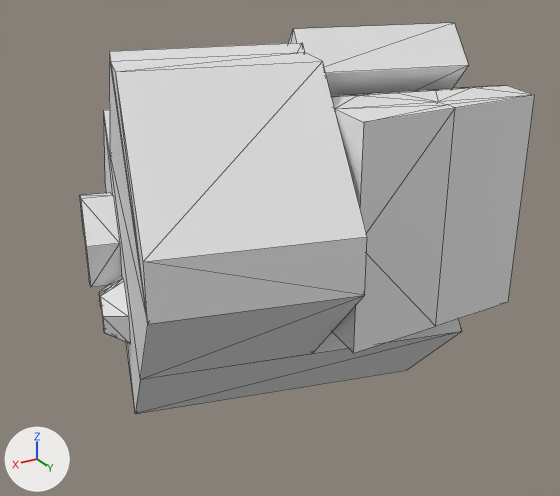
Two versions of the OBJ model asset/AT3_E4R.obj, one commit apart.
One viewpoint serves both versions: a 50 mm camera at (160.0, 165.0, 87.0) aimed at (24.0, -62.0, -26.0). The axes (+X, +Y, +Z) are drawn at lower left. The lights are the same throughout. The older version comes first. Mesh edges are drawn as thin lines. Where no turn or scale is listed for an object, it has been applied to the vertices. Vertices at exactly the same position are counted once.

Before the edit, the objects in view are built like this:
```python
me_mesh_0 = bpy.data.meshes.new('Mesh 0')
me_mesh_0.from_pydata(...)  # 131 vertices, 211 faces; spans x -57.0..98.0, y -159.0..11.0, z -97.0..53.0
ob_mesh_0 = bpy.data.objects.new('Mesh 0', me_mesh_0)
ob_mesh_0.location = (0.0, 0.0, 0.0)
```
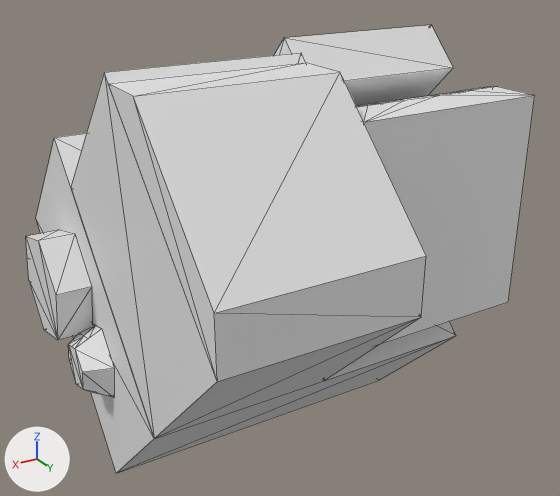
Pixel boxes [x1, y1, x2, y2] of what changed, in the pictures (560 x 496 px):
'Mesh 0', reshaped (12% wider, 15% taller)
    before: [80, 23, 535, 414]
    after: [26, 25, 535, 473]
part 1 of me_mesh_0, rebuilt (17% wider, 13% taller)
    before: [104, 43, 462, 414]
    after: [36, 53, 456, 473]
part 2 of me_mesh_0, rebuilt
    before: [289, 23, 468, 96]
    after: [275, 25, 453, 106]
part 3 of me_mesh_0, added
    after: [68, 324, 114, 398]
part 4 of me_mesh_0, added
    after: [26, 230, 92, 340]
part 5 of me_mesh_0, deleted
    before: [99, 277, 130, 344]
part 6 of me_mesh_0, deleted
    before: [80, 193, 122, 287]
part 7 of me_mesh_0, built on
    before: [331, 85, 535, 353]
    after: [356, 86, 535, 344]

Patch to the scene script:
```diff
--- a/asset/AT3_E4R.obj.py
+++ b/asset/AT3_E4R.obj.py
@@ me_mesh_0 @@
 # used by ob_mesh_0; location = (0.0, 0.0, 0.0)
-me_mesh_0.from_pydata(...)  # 131 vertices, 211 faces; spans x -57.0..98.0, y -159.0..11.0, z -97.0..53.0
+me_mesh_0.from_pydata(...)  # 110 vertices, 173 faces; spans x -30.0..107.0, y -131.0..29.0, z -97.0..53.0
+# me_mesh_0 part 1: the loose piece of 21 vertices spanning x -57.0..98.0, y -159.0..11.0, z -97.0..50.0 is rebuilt with 21 vertices and now spans x -23.0..95.0, y -131.0..29.0, z -97.0..50.0
+# me_mesh_0 part 2: the loose piece of 8 vertices spanning x -44.0..25.0, y -96.0..-30.0, z 0.0..53.0 is rebuilt with 8 vertices and now spans x -23.0..35.0, y -82.0..-29.0, z 0.0..53.0
+# me_mesh_0 part 3: a new loose piece of 23 vertices spanning x 95.0..104.0, y -74.0..-48.0, z -64.0..-38.0
+# me_mesh_0 part 4: a new loose piece of 14 vertices spanning x 95.0..107.0, y -101.0..-63.0, z -49.0..-11.0
+# me_mesh_0 part 5: the loose piece of 23 vertices spanning x 71.0..86.0, y -104.0..-78.0, z -64.0..-38.0 is deleted
+# me_mesh_0 part 6: the loose piece of 14 vertices spanning x 65.0..86.0, y -133.0..-94.0, z -49.0..-11.0 is deleted
+# me_mesh_0 part 7
+# 61 vertices are removed from x -44.0..35.0, y -67.0..0.0, z -36.0..36.0
+# 105 faces are deleted
+# 35 vertices are added at x -30.0..35.0, y -52.0..-15.0, z -36.0..36.0
+# 5 new vertices lie (65.0, 0.0, 0.0) away from vertices in x -30.0, y -52.0..-29.0, z 1.0..32.0
+# 67 new faces join them
```
